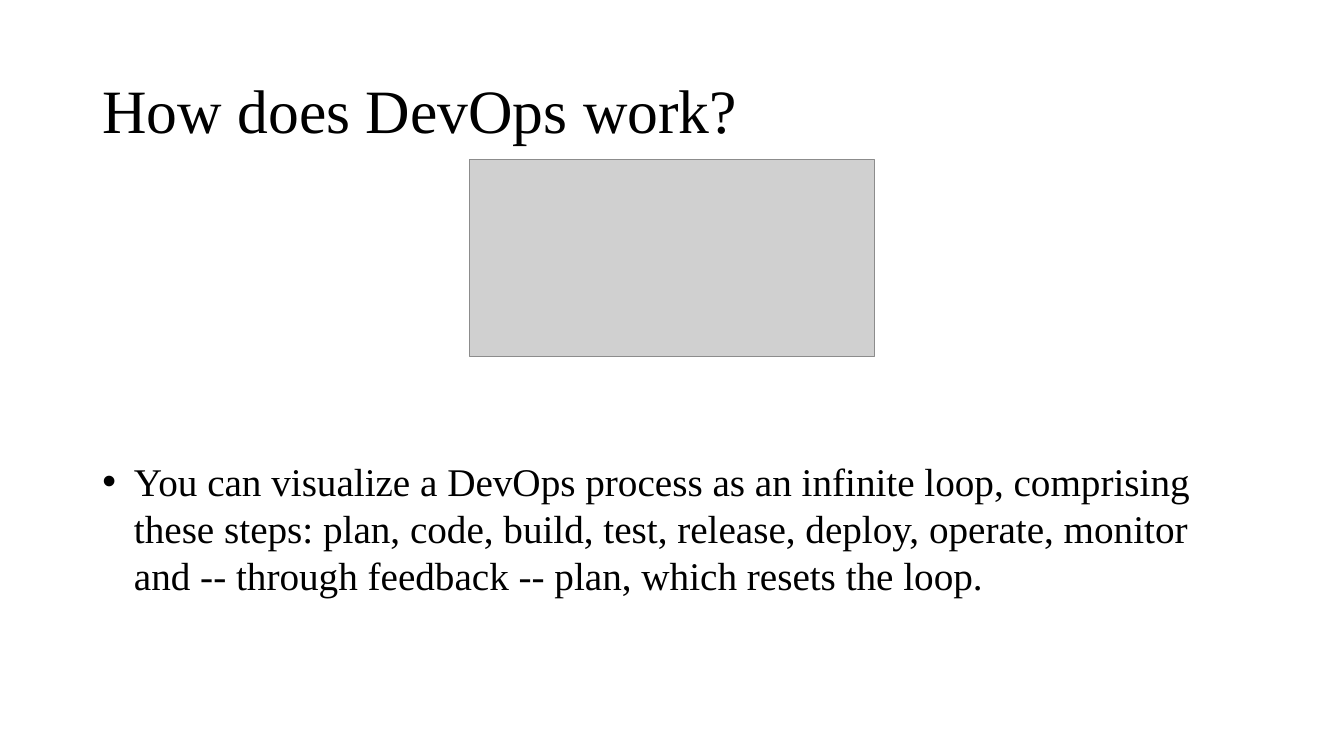
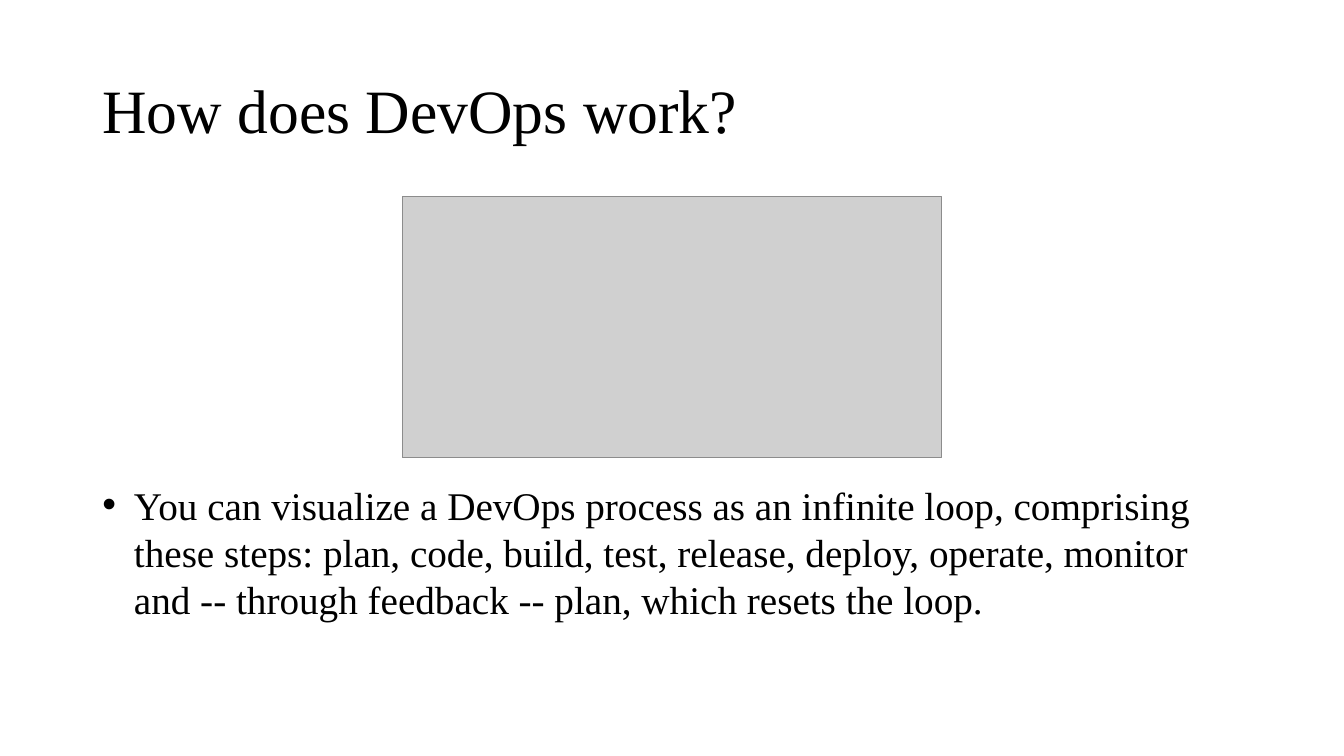
Before and after one commit to TechieeRishi/SEISAII-DevOps, a slide deck: slide 5 of Software Engineering ISA II DevOps - S19-412^0S19-205.pptx. Drawn at 1344x756 pixels with LibreOffice and Linux fonts; fonts in the diff are those of the drawing; grey boxes stand for pictures. Boxes give left, top, right and bottom in pixels: in the first picture for what was removed or moved away, otherwise in the second. Text is boxed around its words. In the diff, an @@ line names an element or a change of style, - is before the commit and + after.

```diff
--- a/Software Engineering ISA II DevOps - S19-412^0S19-205.pptx
+++ b/Software Engineering ISA II DevOps - S19-412^0S19-205.pptx
@@ picture: place and size @@
-picture at (470, 160, 875, 357)
+picture at (402, 197, 942, 458)
@@ text "You can visualize a DevOps ...": place and size @@
-text "You can visualize a DevOps ..." at (134, 468, 1190, 598)
+text "You can visualize a DevOps ..." at (134, 492, 1190, 621)
```
Also in this commit, not shown: 6 other slides changed.
